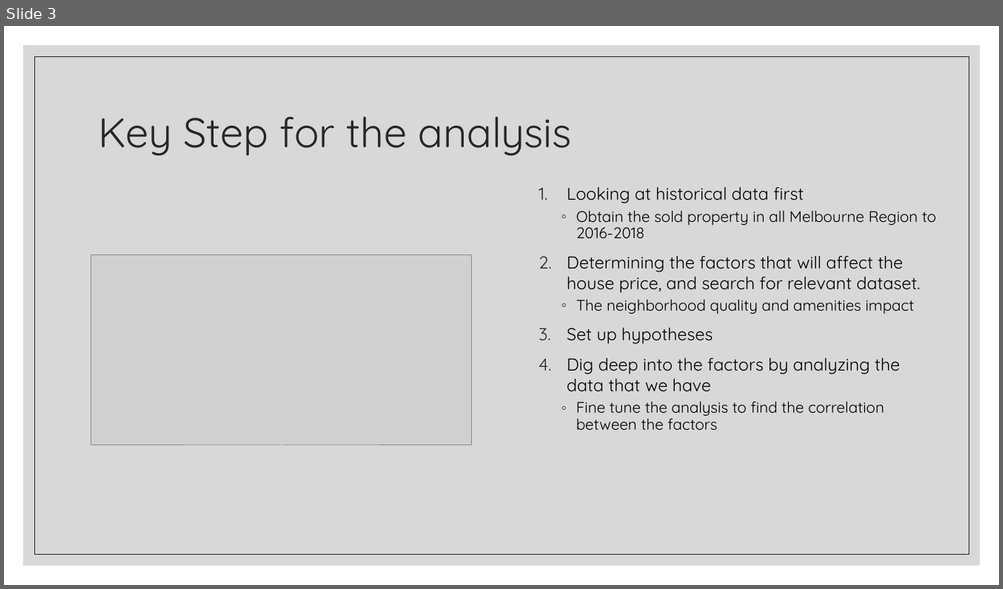
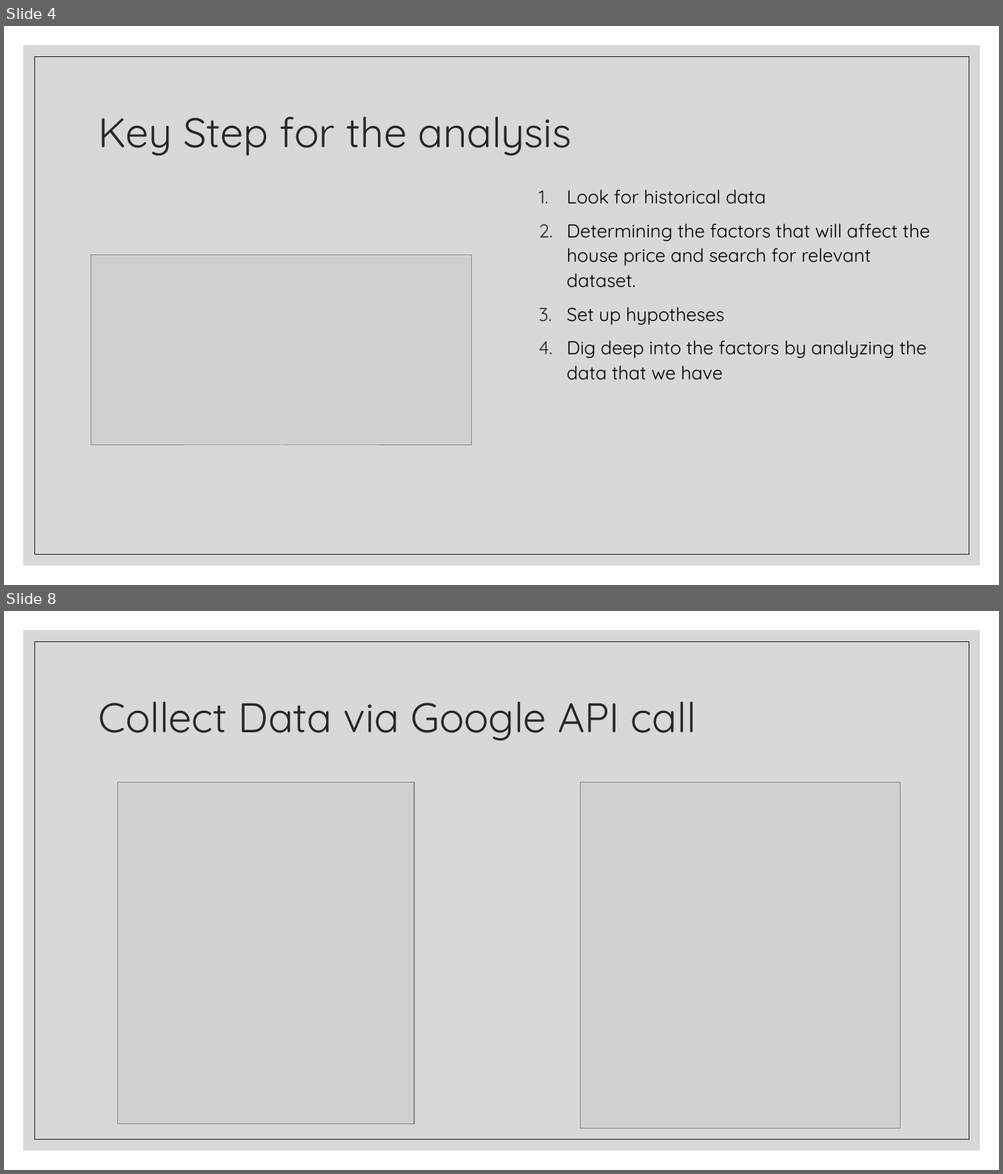
Before and after one commit to Franco1230/Data-Bootcamp-Project-1, a slide deck: Crime Rate Analysis/catherine part.pptx. Shown one above the other, each under a label of ours: slide 3 before the commit, slides 4 and 8 after it; the slides between them are not shown. The pictures are 1003x589 and 1003x1174 pixels, drawn with LibreOffice and Linux fonts; fonts in the diff are those of the drawing; grey boxes stand for pictures. Boxes give left, top, right and bottom in pixels: in the first picture for what was removed or moved away, otherwise in the second. Text is boxed around its words. In the diff, an @@ line names an element or a change of style, - is before the commit and + after.

```diff
--- a/Crime Rate Analysis/catherine part.pptx
+++ b/Crime Rate Analysis/catherine part.pptx
@@ slide 8 added at (x1=4, y1=611, x2=999, y2=1170), background #FFFFFF; not listed: 2 template elements that a slide beside it also shows @@
@@ title added at (x1=99, y1=701, x2=696, y2=741), 40 pt, text #262626 @@
+Collect Data via Google API call
@@ picture added at (x1=117, y1=783, x2=414, y2=1125) @@
@@ picture added at (x1=580, y1=783, x2=900, y2=1129) @@
@@ what was slide 3 is now slide 4 @@
@@ slide 4 changed as well @@
@@ text at (x1=566, y1=190, x2=930, y2=288): text changed; size 16.6 to 18 pt @@
-1. Looking at historical data first
-  ◦ Obtain the sold property in all Melbourne Region to 2016-2018
-2. Determining the factors that will affect the house price, and search for relevant dataset.
-  ◦ The neighborhood quality and amenities impact
+1. Look for historical data
+2. Determining the factors that will affect the house price and search for relevant dataset.
@@ text at (x1=566, y1=307, x2=927, y2=380): size 16.6 to 18 pt in "Set up hypotheses", "Dig deep into the factors by analyzing ..."; line spacing 1 to 1.1 @@
@@ text at (x1=576, y1=401, x2=884, y2=430): paragraph removed @@
-  ◦ Fine tune the analysis to find the correlation between the factors
```
Also in this commit, not shown: 3 other slides changed, 22 other slides added, 5 other files.
